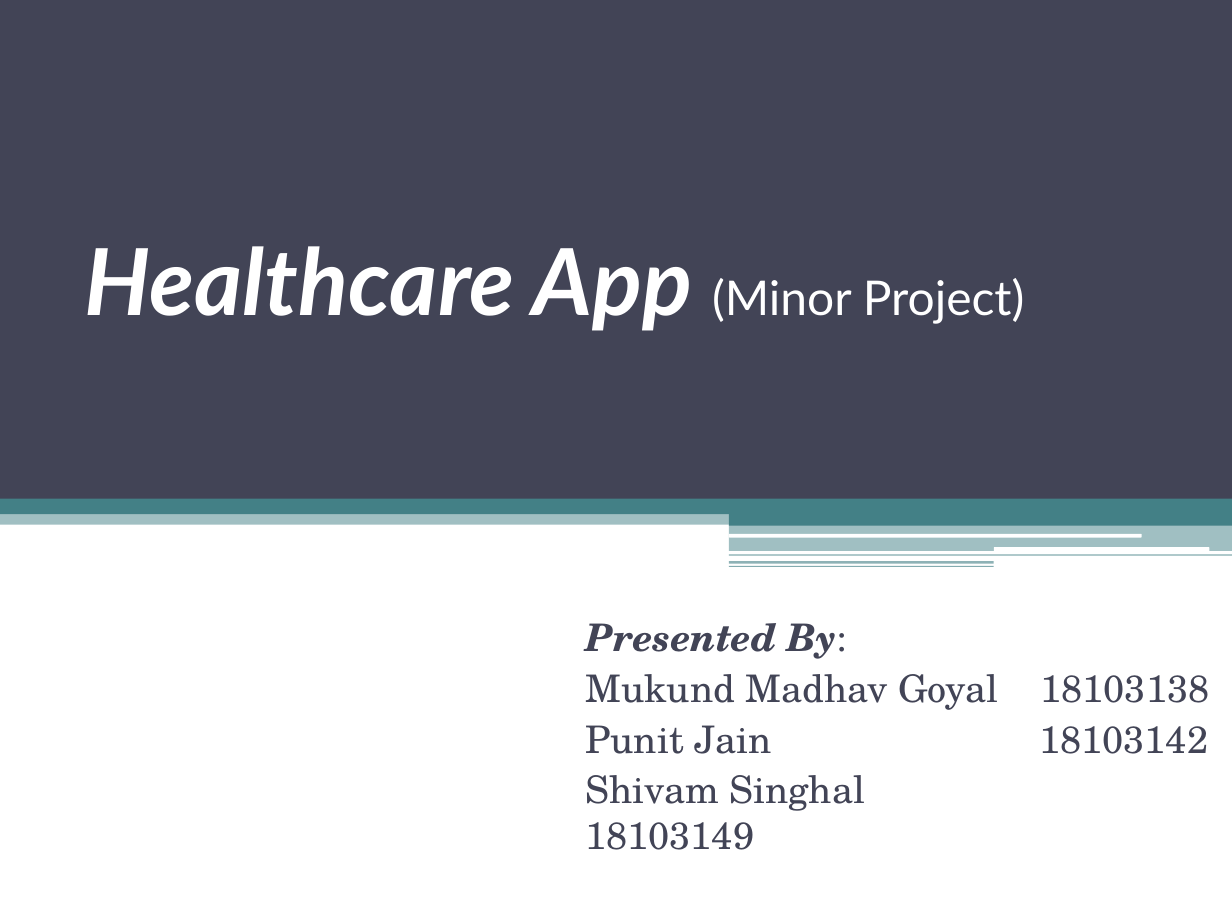
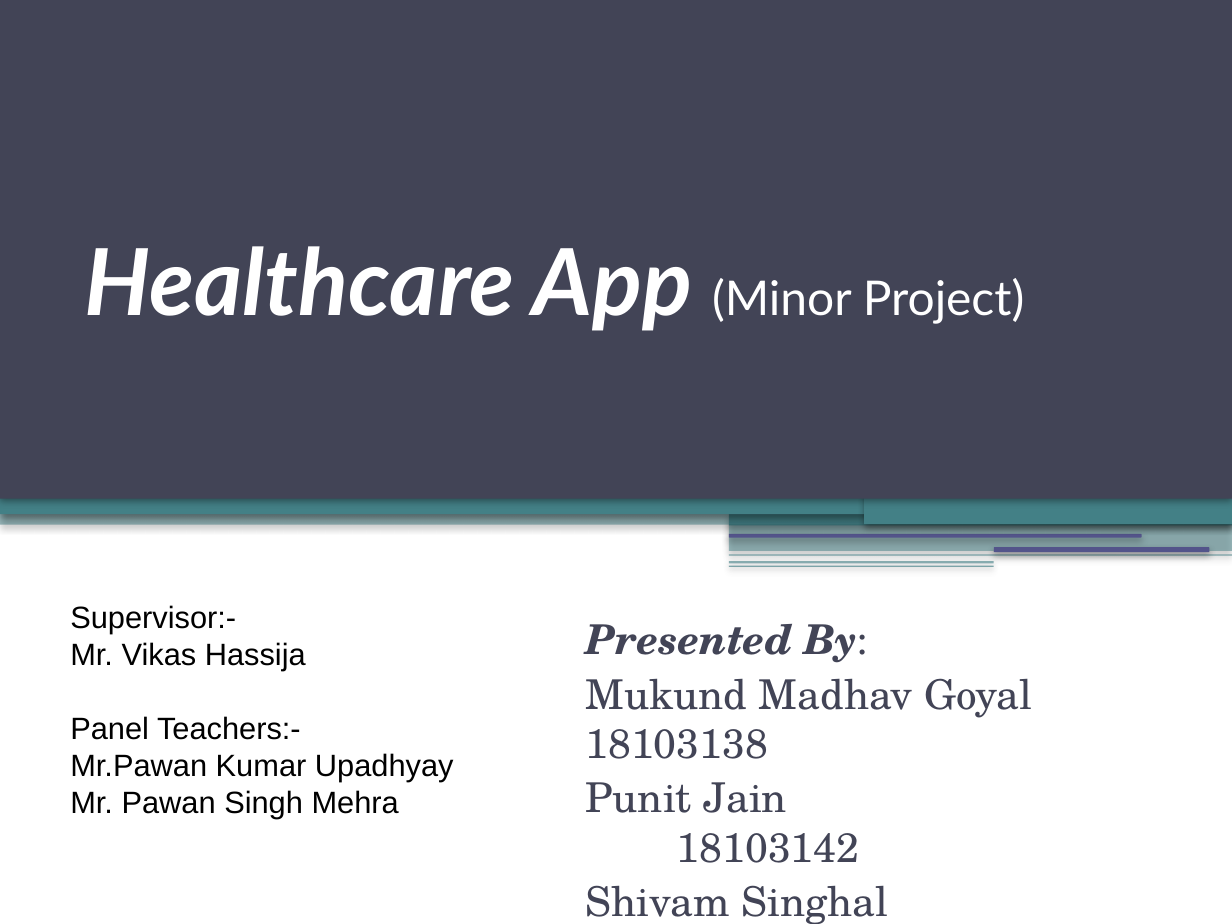
Before and after one commit to omshiv12/docs-app-react-native, a slide deck: slide 1 of Documentation/minor.pptx. Drawn at 1232x924 pixels with LibreOffice and Linux fonts; fonts in the diff are those of the drawing. Boxes give left, top, right and bottom in pixels: in the first picture for what was removed or moved away, otherwise in the second. Text is boxed around its words. In the diff, an @@ line names an element or a change of style, - is before the commit and + after.

```diff
--- a/Documentation/minor.pptx
+++ b/Documentation/minor.pptx
@@ shadow on in 9 elements at (729, 514, 1232, 526), (729, 525, 1232, 551), (729, 554, 1232, 556), (729, 561, 994, 563), (729, 565, 994, 567), (0, 492, 1232, 525), (0, 495, 1232, 514), (864, 490, 1232, 524), (0, 0, 1232, 499) @@
@@ rounded rectangle at (729, 533, 1142, 537): fill #FFFFFF to #53548A; shadow on @@
@@ rounded rectangle at (994, 547, 1210, 552): fill #FFFFFF to #53548A; shadow on @@
@@ text added at (70, 605, 454, 819), 18 pt, text #000000 @@
+Supervisor:-
+Mr. Vikas Hassija
+Panel Teachers:-
+Mr.Pawan Kumar Upadhyay
+Mr. Pawan Singh Mehra
@@ text "Presented By:" at (585, 624, 1032, 924): size 22.2 to 24 pt @@
```
Also in this commit, not shown: 16 other slides changed, 10 other files.
